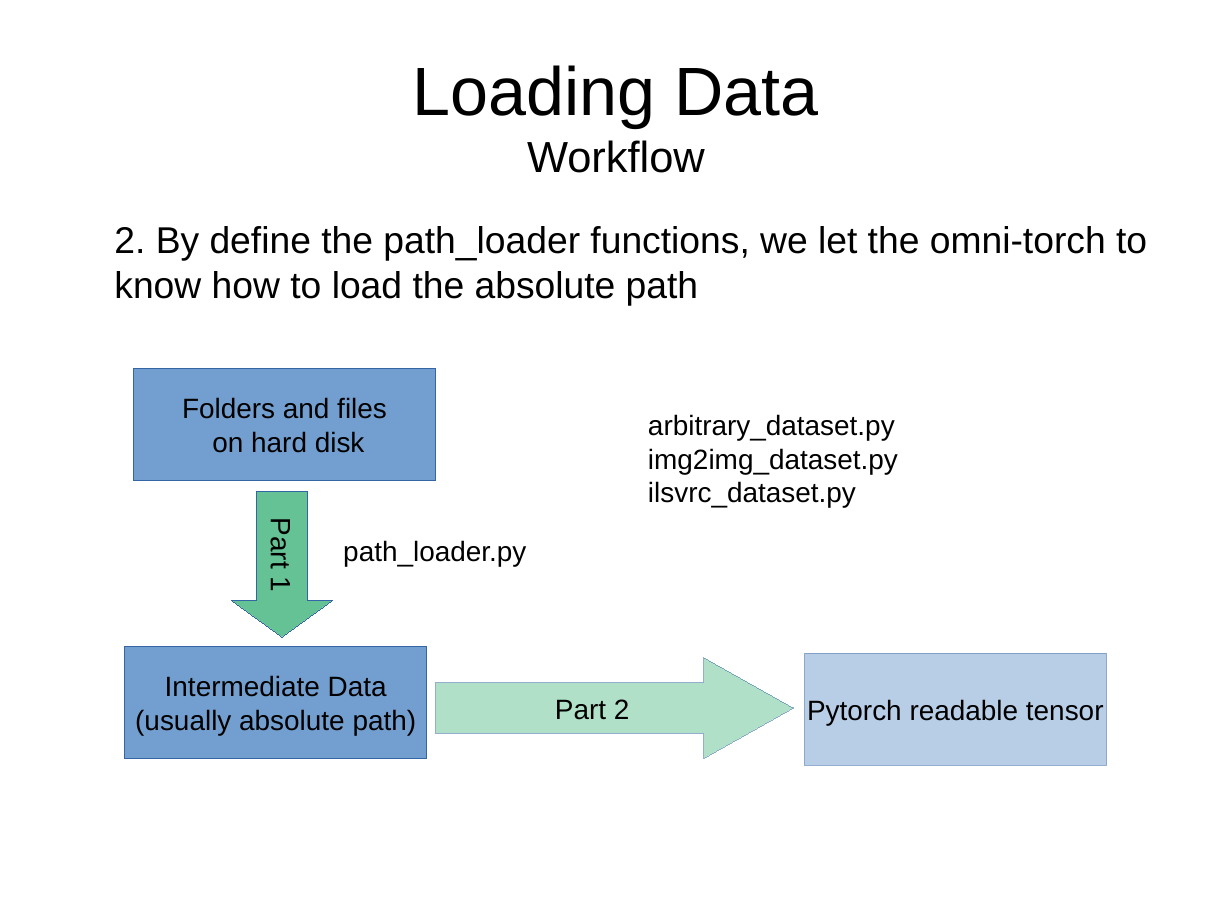
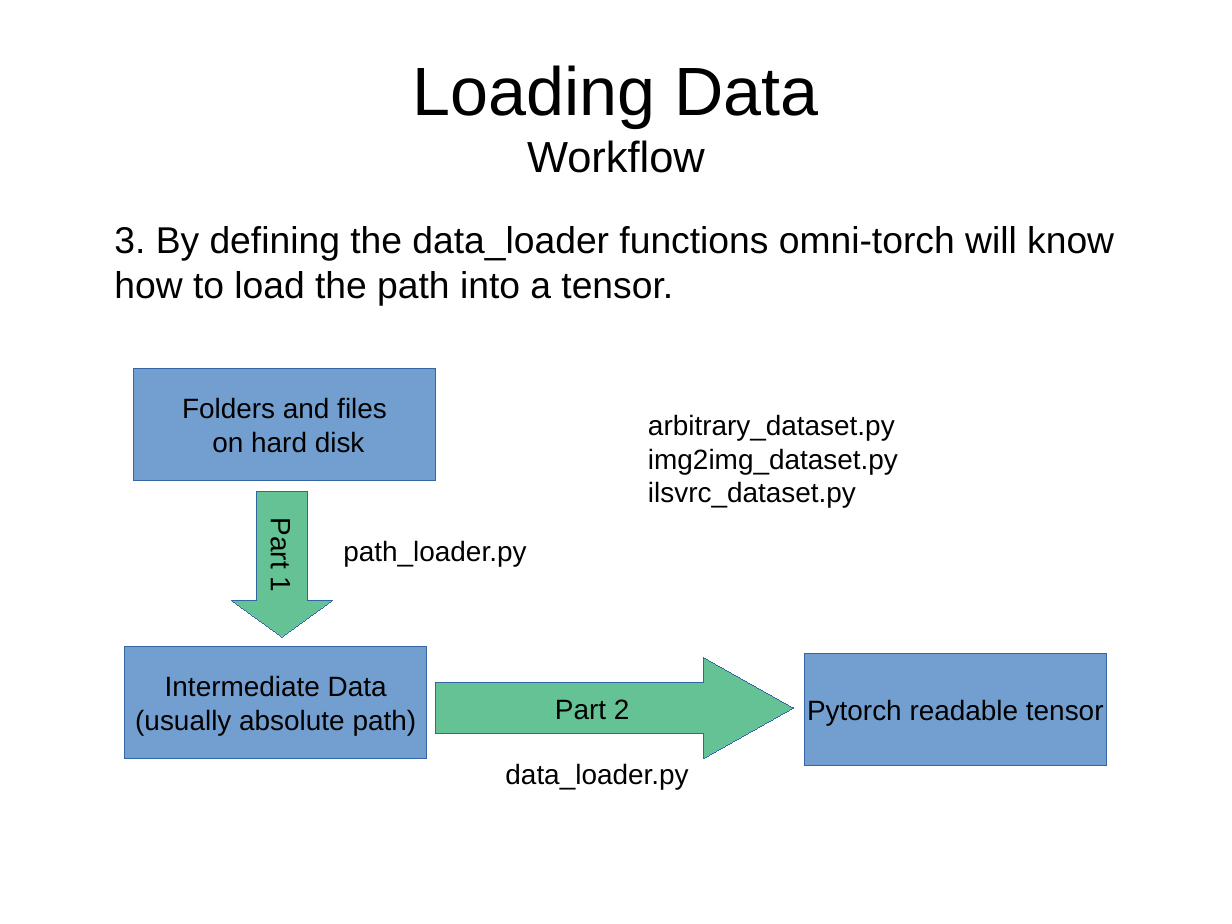
Before and after one commit to loveorchids/omni_torch, a slide deck: slide 9 of Documentations.odp (slide 7 before the commit). Drawn at 1232x924 pixels with LibreOffice and Linux fonts; fonts in the diff are those of the drawing. Boxes give left, top, right and bottom in pixels: in the first picture for what was removed or moved away, otherwise in the second. Text is boxed around its words. In the diff, an @@ line names an element or a change of style, - is before the commit and + after.

```diff
--- a/Documentations.odp
+++ b/Documentations.odp
@@ text at bbox=[114, 226, 1114, 305]: text changed @@
-2. By define the path_loader functions, we let the omni-torch to know how to load the absolute path
+3. By defining the data_loader functions omni-torch will know how to load the path into a tensor.
@@ right arrow "Part 2" at bbox=[436, 658, 794, 759]: fill #65C295 at 50% opacity to #65C295 @@
@@ rectangle "Pytorch readable tensor" at bbox=[805, 654, 1107, 766]: fill #729FCF at 50% opacity to #729FCF @@
@@ text added at bbox=[505, 763, 688, 789], 18 pt, text #000000 @@
+data_loader.py
```
Also in this commit, not shown: 10 other slides changed, 2 slides added, 2 slides removed, 1 other file.
